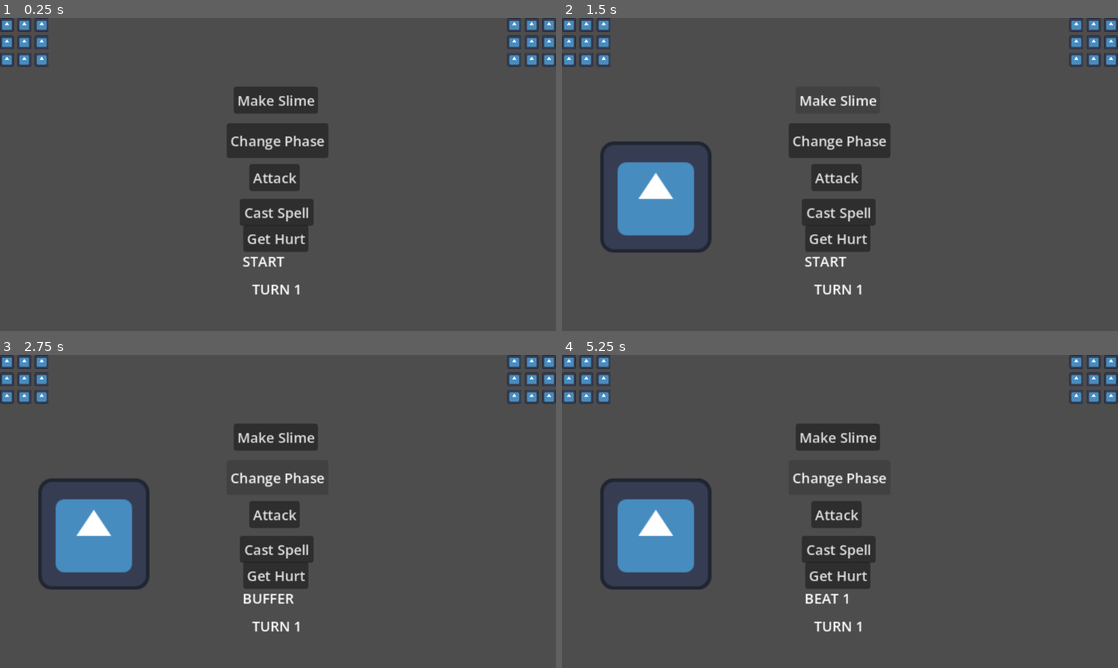
Above: before the commit, frames 1-4 (two rows, left to right).
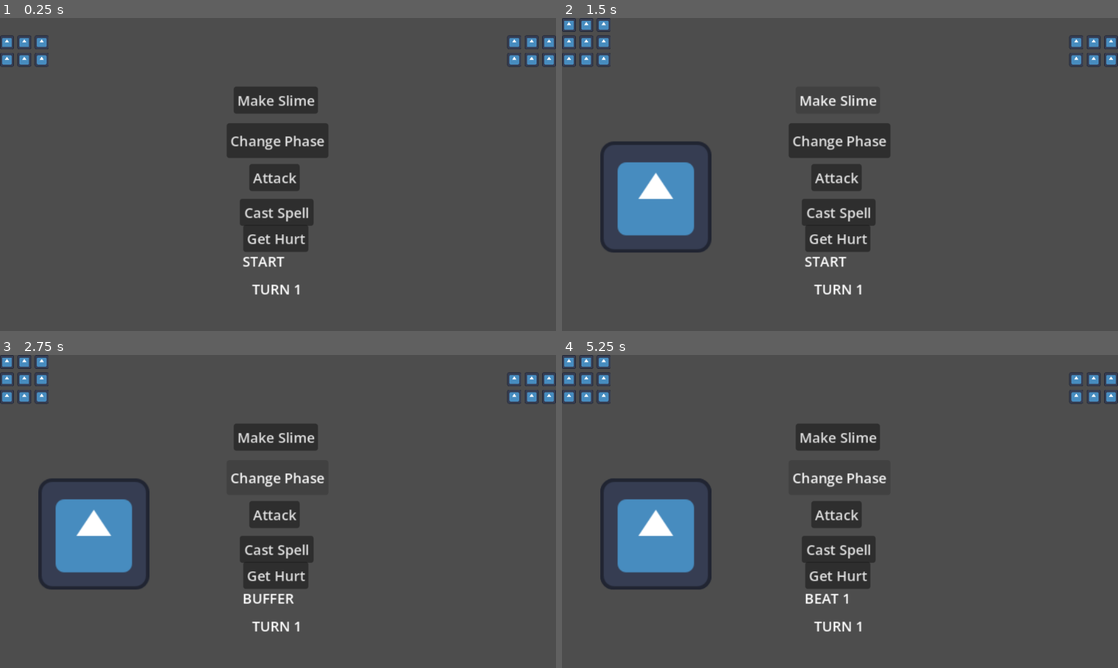
Above: after the commit, the same moments.

Repository: iandegnin/johns-shitty-game
Game: Godot game, scene res://scenes/battle/battle.tscn
Two runs of this game, one before a commit and one after it. Both use one fixed random seed, a clock stepped at 60 frames per second and the inputs below. This scene is started directly instead of the project's main scene. The engine's default icon, where the game draws it, is replaced by a stand-in: a white triangle on a blue panel in a dark square.
Inputs:
- Up to frame 1 (0.25 s): no input
- Up to frame 2 (1.5 s): click "Attack" at 0.5 s; click "Make Slime" at 1.25 s
- Up to frame 3 (2.75 s): click "Change Phase" at 2 s
- Up to frame 4 (5.25 s): click "Cast Spell" at 2.75 s; click "Get Hurt" at 3.5 s; click "Make Slime" at 4.25 s; click "Change Phase" at 5 s

The runs differ from the first frame. In frame 1, 0.4% of the frame differs, in the area x 0-100%, y 0-5%; in frame 2, 0.2%; in frame 3, 0.2%; in frame 4, 0.2%.

Commit message:
Combine core stat connection, disconnection, spending, etc
Created global stat type enum and used it to consolidate stat assignments. I think?

Diff:
--- a/common/components/actor/actor.gd
+++ b/common/components/actor/actor.gd
@@ -1,7 +1,8 @@
 class_name Actor
 extends Node2D
 
-signal health_changed(current_health: int)
+signal stat_changed(stat_type: StatTypes.CoreStatType, current_value: int)
+signal stat_depleted(stat_type: StatTypes.CoreStatType)
 signal died(actor: Actor)
 
 @export var actor_definition: ActorDefinition:
@@ -30,27 +31,36 @@
 	if stat_controller and actor_definition.core_stats:
 		stat_controller.initialize(actor_definition.core_stats)
 
-	stat_controller.health_depleted.connect(_on_death)
+	if not stat_controller.stat_changed.is_connected(_on_controller_stat_changed):
+		stat_controller.stat_changed.connect(_on_controller_stat_changed)
 
-	if not stat_controller.health_changed.is_connected(_on_controller_health_changed):
-		stat_controller.health_changed.connect(_on_controller_health_changed)
+	if not stat_controller.stat_depleted.is_connected(_on_controller_stat_depleted):
+		stat_controller.stat_depleted.connect(_on_controller_stat_depleted)
 
 	add_to_group("actors")
 
 func receive_hit(amount: int) -> void:
 	if actor_view:
 		actor_view.flash_hurt()
-	stat_controller.use_resource(amount, stat_controller.health_component, "Health")
+	stat_controller.use_resource(amount, StatTypes.CoreStatType.HEALTH)
 
-func _on_controller_health_changed(new_health: int) -> void:
-	health_changed.emit(new_health)
+func _on_controller_stat_changed(type: StatTypes.CoreStatType, new_value: int) -> void:
+	stat_changed.emit(type, new_value)
+
+func _on_controller_stat_depleted(type: StatTypes.CoreStatType) -> void:
+	if type == StatTypes.CoreStatType.HEALTH:
+		died.emit(self)
+		queue_free()
 
 func _on_death() -> void:
 	died.emit(self)
 	queue_free()
 
-func get_current_health() -> int:
-	return stat_controller.health_component.current
+func get_current_resource(stat_type: StatTypes.CoreStatType) -> int:
+	var component: CoreStatComponent = stat_controller.components.get(stat_type)
+	return component.current if component else 0
 
-func get_initial_health() -> int:
-	return actor_definition.core_stats.starting_health
+func get_initial_resource(stat_type: StatTypes.CoreStatType) -> int:
+	if not actor_definition or not actor_definition.core_stats:
+		return 0
+	return actor_definition.core_stats.get_initial_value(stat_type)
--- a/common/components/stats/core_stats.gd
+++ b/common/components/stats/core_stats.gd
@@ -5,3 +5,14 @@
 @export var initial_health: int = 3
 @export var initial_mana: int = 3
 @export var initial_stamina: int = 3
+
+func get_initial_value(type: StatTypes.CoreStatType) -> int:
+	match type:
+		StatTypes.CoreStatType.HEALTH:
+			return initial_health
+		StatTypes.CoreStatType.STAMINA:
+			return initial_stamina
+		StatTypes.CoreStatType.MANA:
+			return initial_mana
+		_:
+			return 0
--- a/common/components/stats/stat_controller.gd
+++ b/common/components/stats/stat_controller.gd
@@ -1,38 +1,43 @@
 class_name StatController
 extends Node
 
-signal health_changed(val: int)
-signal mana_changed(val: int)
-signal stamina_changed(val: int)
 
-signal health_depleted
-signal mana_depleted
-signal stamina_depleted
+signal stat_changed(type: StatTypes.CoreStatType, value: int)
+
+signal stat_depleted(type: StatTypes.CoreStatType)
 
 @onready var health_component: CoreStatComponent = $HealthComponent
 @onready var stamina_component: CoreStatComponent = $StaminaComponent
 @onready var mana_component: CoreStatComponent = $ManaComponent
 
+var components: Dictionary = {}
+
+func _ready() -> void:
+	components = {
+			StatTypes.CoreStatType.HEALTH : health_component,
+			StatTypes.CoreStatType.STAMINA : stamina_component,
+			StatTypes.CoreStatType.MANA : mana_component,
+	}
+
 func initialize(core_stats: CoreStats) -> void:
-	if health_component:
-		health_component.initialize(core_stats.initial_health)
-		_safe_connect(health_component.value_changed, health_changed.emit)
-		_safe_connect(health_component.depleted, health_depleted.emit)
+	_init_stat(StatTypes.CoreStatType.HEALTH, core_stats.initial_health)
+	_init_stat(StatTypes.CoreStatType.STAMINA, core_stats.initial_stamina)
+	_init_stat(StatTypes.CoreStatType.MANA, core_stats.initial_mana)
 
-	if stamina_component:
-		stamina_component.initialize(core_stats.initial_stamina)
-		_safe_connect(stamina_component.value_changed, stamina_changed.emit)
-
-	if mana_component:
-		mana_component.initialize(core_stats.initial_mana)
-		_safe_connect(mana_component.value_changed, mana_changed.emit)
+func _init_stat(type: StatTypes.CoreStatType, initial_value: int) -> void:
+	var component: CoreStatComponent = components.get(type)
+	if component:
+		component.initialize(initial_value)
+		_safe_connect(component.value_changed, func(value: int) -> void: stat_changed.emit(type, value))
+		_safe_connect(component.depleted, func() -> void: stat_depleted.emit(type))
 
 func _safe_connect(sig: Signal, target: Callable) -> void:
 	if not sig.is_connected(target):
 		sig.connect(target)
 
-func use_resource(amount: int, stat_component: CoreStatComponent, stat: String) -> void:
-	if not stat_component:
-		print(stat + " component not found in " + self.name)
-		return
-	stat_component.modify(-amount)
+func use_resource(amount: int, type: StatTypes.CoreStatType) -> void:
+	var component: CoreStatComponent = components.get(type)
+	if component:
+		component.modify(-amount)
+	else:
+		print("Component for stat type ", type, " not found in ", self.name)
--- /dev/null
+++ b/common/stat_types.gd
@@ -0,0 +1,8 @@
+class_name StatTypes
+extends RefCounted
+
+enum CoreStatType {
+	HEALTH,
+	STAMINA,
+	MANA
+}
--- a/ui/ResourceBar/resource_bar.gd
+++ b/ui/ResourceBar/resource_bar.gd
@@ -2,12 +2,16 @@
 class_name ResourceBar
 
 @export var pip_scene: PackedScene
+@onready var pips: Array[Node] = get_children()
+
+func toggle_all_pips(is_filled: bool) -> void:
+	for i in range(pips.size()):
+		pips[i].set_filled(is_filled)
 
 func update_bar(current_value: int) -> void:
-	var pips: Array[Node] = get_children()
 	for i in range(pips.size()):
-		var should_be_filled: bool = i < current_value
-		pips[i].set_filled(should_be_filled)
+		var is_filled: bool = i < current_value
+		pips[i].set_filled(is_filled)
 #Iterates over each pip assigned to an array via get_children()
 #For each pip, swaps to blank texture if that pip's position if the
 #index is less than current_value
--- a/ui/battle_ui.gd
+++ b/ui/battle_ui.gd
@@ -1,5 +1,13 @@
 extends CanvasLayer
 class_name BattleUI
+
+@onready var core_stats_left: CoreStatsHUD = $CoreStatsLeft
+@onready var core_stats_right: CoreStatsHUD = $CoreStatsRight
+@onready var core_stats_huds: Array[CoreStatsHUD] = [core_stats_left, core_stats_right]
+
+func _ready() -> void:
+	for hud in core_stats_huds:
+		hud.toggle_combatant_stats()
 
 func link_actor_to_side(actor: Actor, side: String) -> void:
 	var target_slot: CoreStatsHUD = $CoreStatsLeft if side == "left" else $CoreStatsRight
--- a/ui/core_stats_hud.gd
+++ b/ui/core_stats_hud.gd
@@ -2,42 +2,55 @@
 class_name CoreStatsHUD
 
 var _target_actor: Actor
+var _resource_bars: Dictionary = {}
 
 @export var health_bar: ResourceBar
 @export var stamina_bar: ResourceBar
 @export var mana_bar: ResourceBar
 
+func _ready() -> void:
+	_resource_bars = {
+		StatTypes.CoreStatType.HEALTH: health_bar,
+		StatTypes.CoreStatType.STAMINA: stamina_bar,
+		StatTypes.CoreStatType.MANA: mana_bar,
+		}
+
 func assign_actor(actor: Actor) -> void:
-	if _target_actor and is_instance_valid(_target_actor):
-		if _target_actor.health_changed.is_connected(_on_actor_health_changed):
-			_target_actor.health_changed.disconnect(_on_actor_health_changed)
-		if _target_actor.died.is_connected(_on_actor_died):
-			_target_actor.died.disconnect(_on_actor_died)
+	_clean_signals()
 	_target_actor = actor
 
-	if health_bar and actor.stat_controller:
-		update_health(actor.get_current_health())
+	for stat_type: StatTypes.CoreStatType in _resource_bars:
+		var bar: ResourceBar = _resource_bars[stat_type]
+		if bar and is_instance_valid(_target_actor.stat_controller):
+			update_resource(bar, _target_actor.get_current_resource(stat_type))
 
-	if not actor.health_changed.is_connected(_on_actor_health_changed):
-		actor.health_changed.connect(_on_actor_health_changed)
+	if not actor.stat_changed.is_connected(_on_actor_stat_changed):
+		actor.stat_changed.connect(_on_actor_stat_changed)
 
 	if not actor.died.is_connected(_on_actor_died):
 		actor.died.connect(_on_actor_died)
 
-	update_health(_target_actor.get_current_health())
+func toggle_combatant_stats() -> void:
+	if not is_instance_valid(_target_actor):
+		if health_bar: health_bar.toggle_all_pips(false)
 
-func _on_actor_health_changed(new_health: int) -> void:
-	if _target_actor:
-		update_health(new_health)
+func update_resource(resource_bar: ResourceBar, value: int) -> void:
+	resource_bar.update_bar(value)
+
+func _clean_signals() -> void:
+	if _target_actor and is_instance_valid(_target_actor):
+		if _target_actor.stat_changed.is_connected(_on_actor_stat_changed):
+			_target_actor.stat_changed.disconnect(_on_actor_stat_changed)
+
+		if _target_actor.died.is_connected(_on_actor_died):
+			_target_actor.died.disconnect(_on_actor_died)
+
+
+func _on_actor_stat_changed(type: StatTypes.CoreStatType, new_value: int) -> void:
+	var resource_bar: ResourceBar = _resource_bars.get(type)
+	if resource_bar:
+		update_resource(resource_bar, new_value)
 
 func _on_actor_died(_actor: Actor) -> void:
+	_clean_signals()
 	_target_actor = null
-
-func update_health(health: int) -> void:
-	health_bar.update_bar(health)
-
-func update_stamina(stamina: int) -> void:
-	stamina_bar.update_bar(stamina)
-
-func update_mana(mana: int) -> void:
-	mana_bar.update_bar(mana)
Not shown, added: common/stat_types.gd.uid
